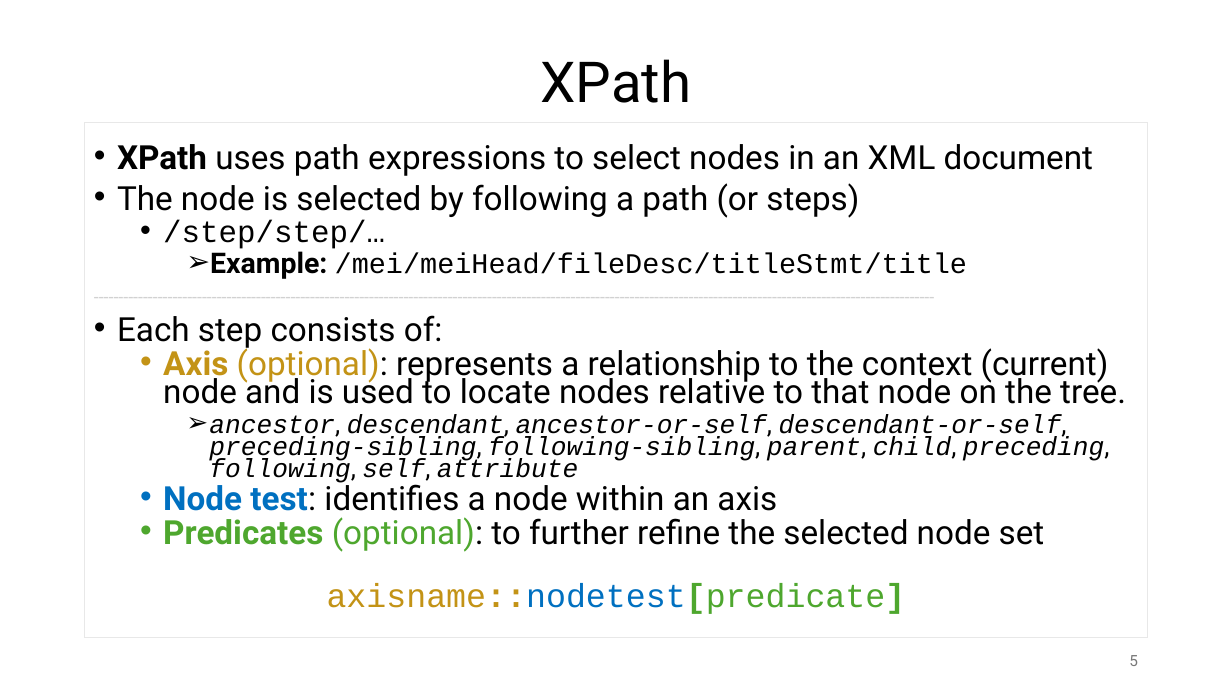
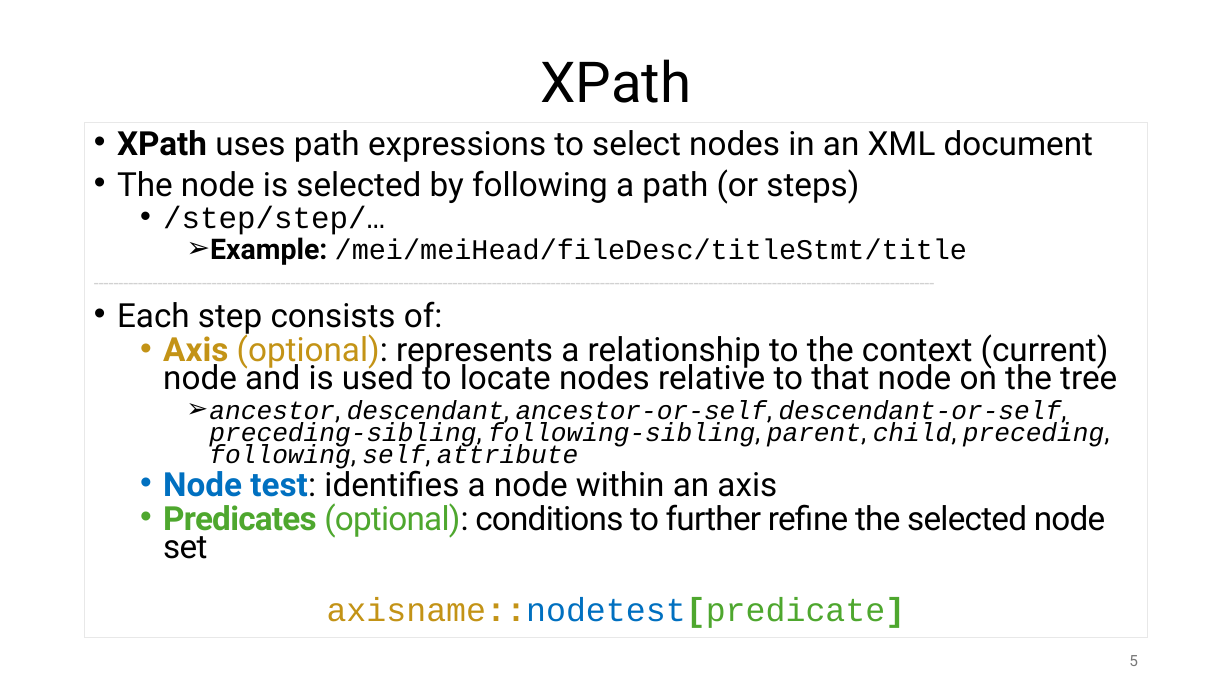
Before and after one commit to martha-thomae/XSLT-examples-for-MEI, a slide deck: slide 5 of Workshop.pptx. Drawn at 1232x693 pixels with LibreOffice and Linux fonts; fonts in the diff are those of the drawing. Boxes give left, top, right and bottom in pixels: in the first picture for what was removed or moved away, otherwise in the second. Text is boxed around its words. In the diff, an @@ line names an element or a change of style, - is before the commit and + after.

```diff
--- a/Workshop.pptx
+++ b/Workshop.pptx
@@ text at [163,331,1117,390]: text changed @@
-  • Axis (optional): represents a relationship to the context (current) node and is used to locate nodes relative to that node on the tree.
+  • Axis (optional): represents a relationship to the context (current) node and is used to locate nodes relative to that node on the tree
@@ text at [163,503,1105,559]: text changed @@
-  • Predicates (optional): to further refine the selected node set
+  • Predicates (optional): conditions to further refine the selected node set
```
Also in this commit, not shown: 2 other slides changed, 1 other file.
